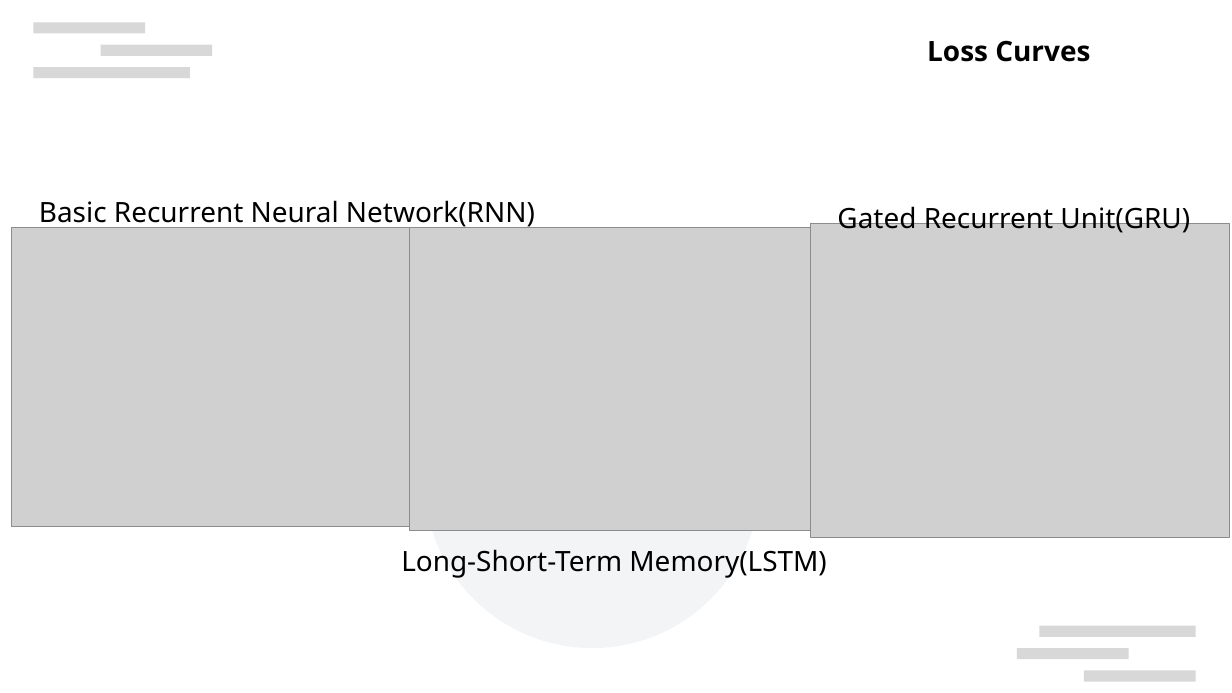
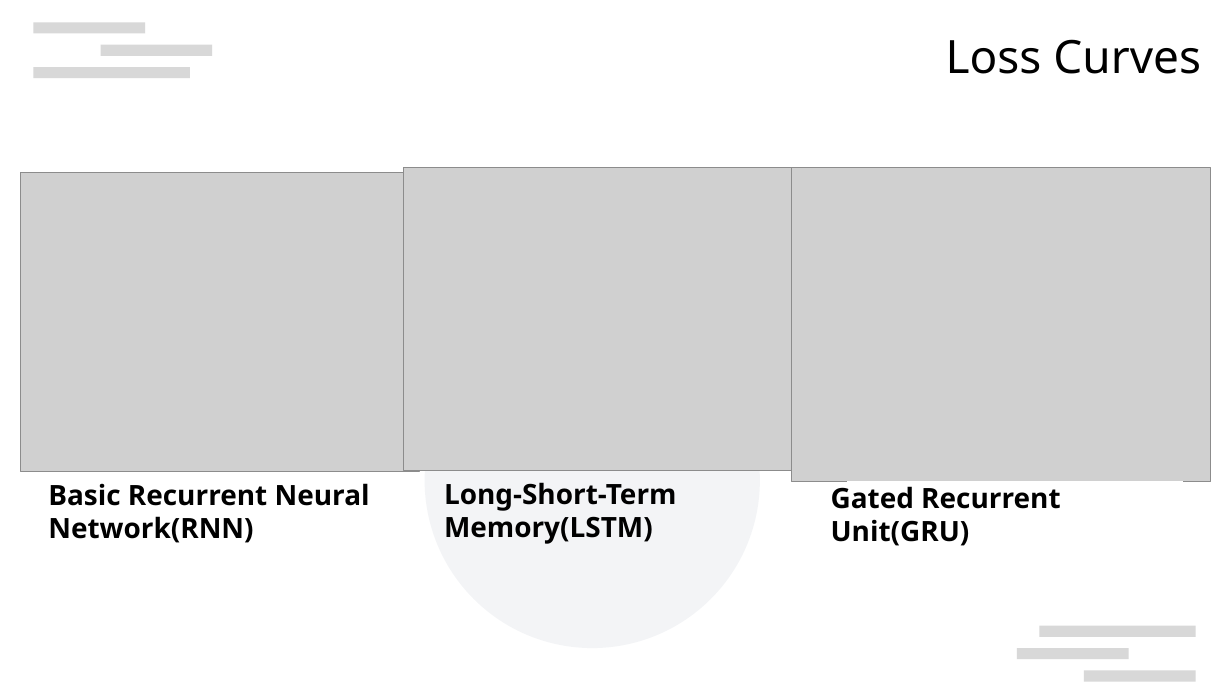
Before and after one commit to ItsAMeMario8/MotorTimingRNN, a slide deck: slide 5 of Modeling_RNN_Motor_Timing.odp (slide 4 before the commit). Drawn at 1232x693 pixels with LibreOffice and Linux fonts; fonts in the diff are those of the drawing; grey boxes stand for pictures; background and template pictures are left out. Boxes give left, top, right and bottom in pixels: in the first picture for what was removed or moved away, otherwise in the second. Text is boxed around its words. In the diff, an @@ line names an element or a change of style, - is before the commit and + after.

```diff
--- a/Modeling_RNN_Motor_Timing.odp
+++ b/Modeling_RNN_Motor_Timing.odp
@@ text "Loss Curves": place and size @@
-text "Loss Curves" at <box>927,40,1090,62</box>
+text "Loss Curves" at <box>946,39,1201,74</box>
@@ text "Loss Curves" at <box>946,39,1201,74</box>: size 18 to 29.6 pt, bold off; alignment left to right; indent changed; more space between paragraphs @@
@@ picture: place and size @@
-picture at <box>11,228,410,527</box>
+picture at <box>20,173,419,472</box>
@@ picture: place and size @@
-picture at <box>410,228,814,531</box>
+picture at <box>404,168,807,471</box>
@@ picture: place and size @@
-picture at <box>811,224,1230,538</box>
+picture at <box>792,168,1211,482</box>
@@ text "Basic Recurrent Neural Network(RNN)": place and size @@
-text "Basic Recurrent Neural Network(RNN)" at <box>39,200,535,229</box>
+text "Basic Recurrent Neural Network(RNN)" at <box>48,483,370,543</box>
@@ text "Long-Short-Term Memory(LSTM)": place and size @@
-text "Long-Short-Term Memory(LSTM)" at <box>401,549,826,578</box>
+text "Long-Short-Term Memory(LSTM)" at <box>444,482,677,544</box>
@@ bold on in 3 elements at <box>444,482,677,544</box>, <box>48,483,370,543</box>, <box>831,481,1060,546</box> @@
@@ text "Gated Recurrent Unit(GRU)": place and size @@
-text "Gated Recurrent Unit(GRU)" at <box>837,202,1190,233</box>
+text "Gated Recurrent Unit(GRU)" at <box>831,481,1060,546</box>
@@ rectangle added at <box>847,482,1183,559</box>, fill #FFFFFF, outline #FFFFFF 0 pt @@
```
Also in this commit, not shown: 5 other slides changed, 2 slides added, 1 slide removed.
